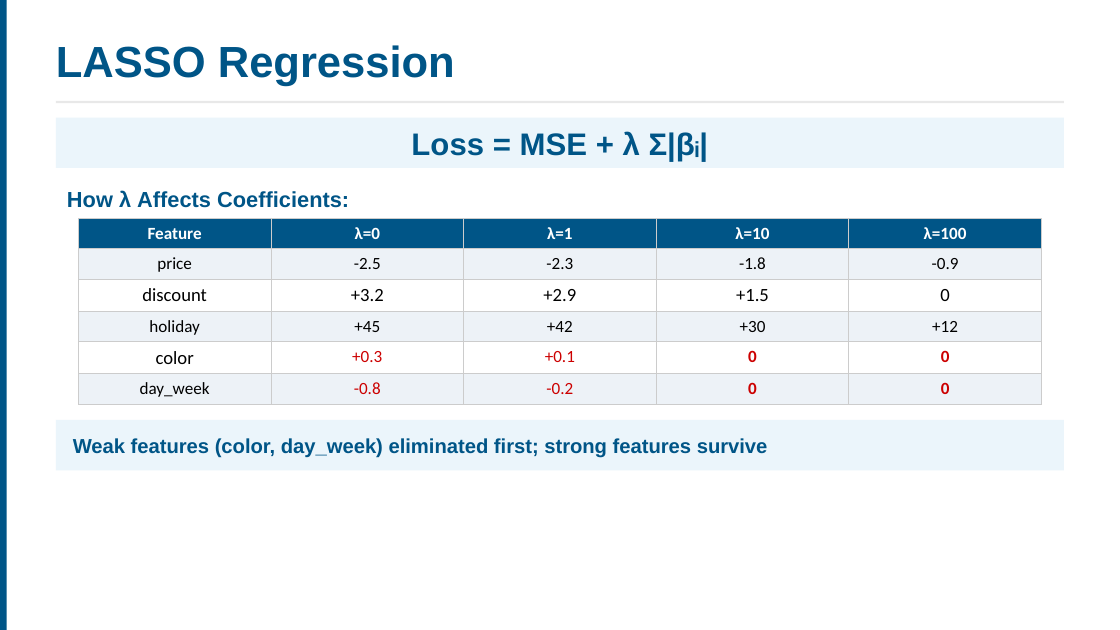
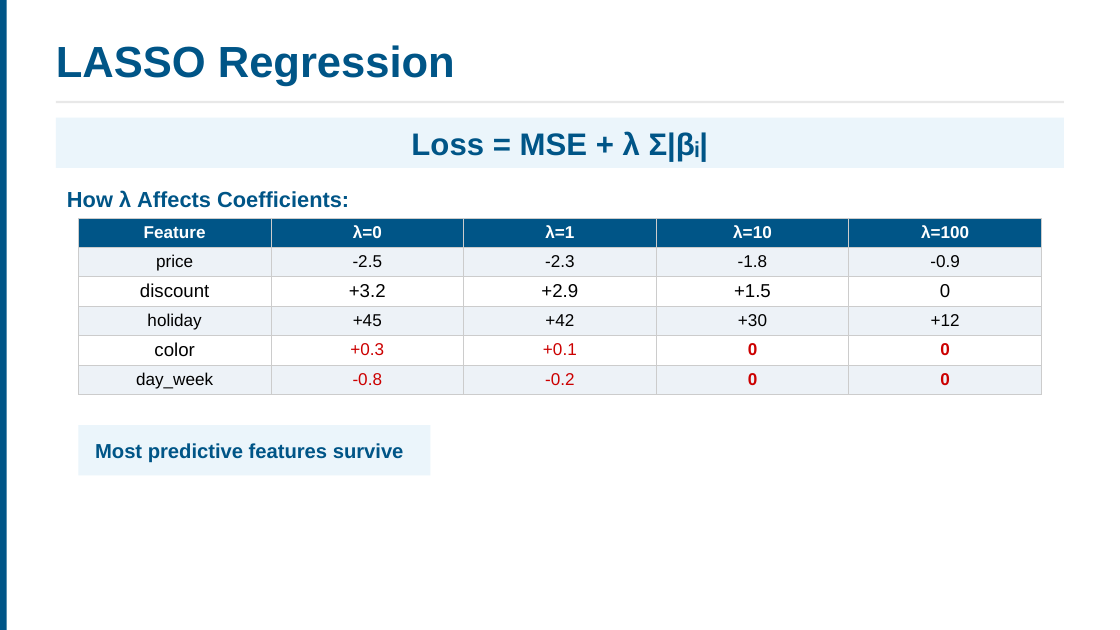
Before and after one commit to ucla-anderson-SSAI/SSAI, a slide deck: slide 36 of Slides/Week1.pptx (slide 37 before the commit). Drawn at 1120x630 pixels with LibreOffice and Linux fonts; fonts in the diff are those of the drawing. Boxes give left, top, right and bottom in pixels: in the first picture for what was removed or moved away, otherwise in the second. Text is boxed around its words. In the diff, an @@ line names an element or a change of style, - is before the commit and + after.

```diff
--- a/Slides/Week1.pptx
+++ b/Slides/Week1.pptx
@@ table at (x1=78, y1=218, x2=1042, y2=401) @@
@@ font Calibri to Arial @@
@@ rectangle resized from (x1=56, y1=420, x2=1064, y2=470) to (x1=78, y1=426, x2=430, y2=476) @@
@@ text at (x1=95, y1=443, x2=404, y2=463): text changed @@
-Weak features (color, day_week) eliminated first; strong features survive
+Most predictive features survive
```
Also in this commit, not shown: 20 other slides changed, 4 slides added, 4 slides removed, 19 other files.
